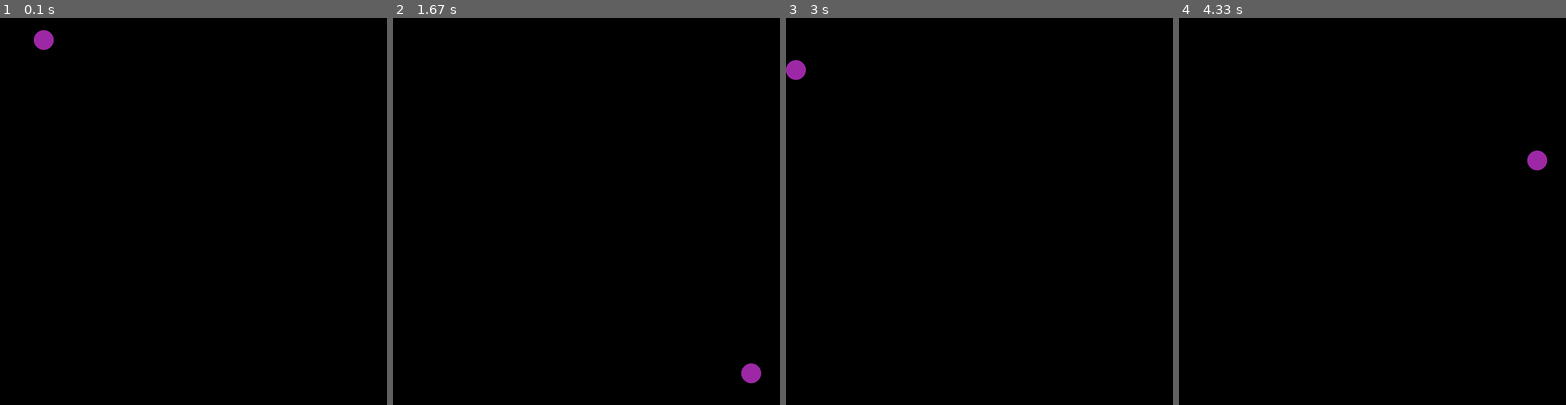
Above: before the commit, frames 1-4 (left to right).
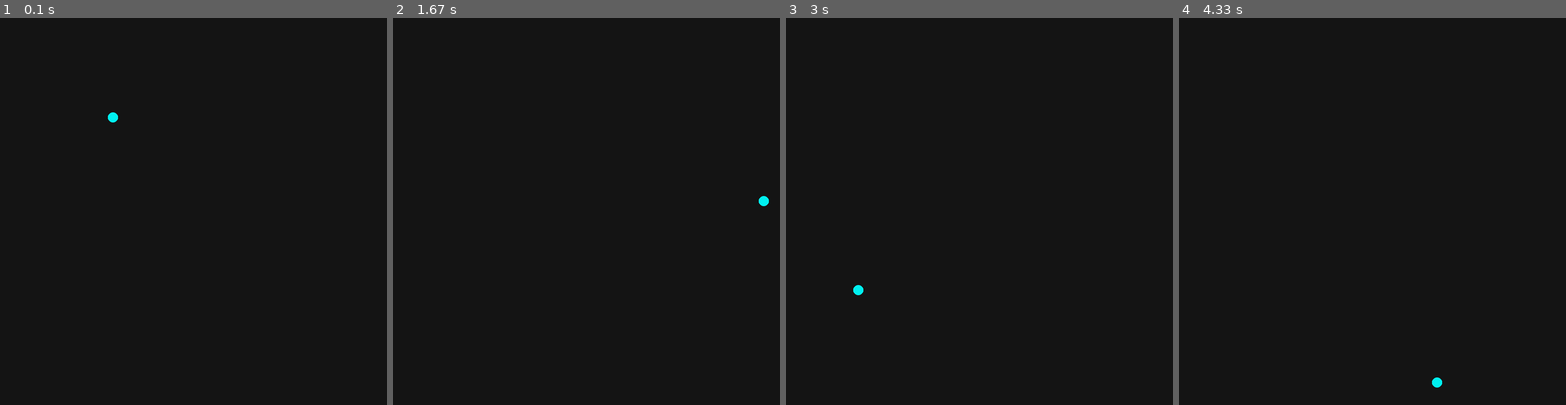
Above: after the commit, the same moments.

Repository: nmaszin/kulki
Game: pygame game, started from main.py
Same seed, same stepped clock (60 frames per second), same inputs: the game is played once before the commit and once after it.
Inputs:
- Up to frame 1 (0.1 s): no input
- Up to frame 2 (1.67 s): hold P 0.33-0.8 s; tap P at 0.83 s
- Up to frame 3 (3 s): no input
- Up to frame 4 (4.33 s): no input

The runs differ from the first frame. In frame 1, 0.3% of the frame differs, in the area x 8-31%, y 3-27%; in frame 2, 0.3%; in frame 3, 0.3%; in frame 4, 0.3%.

Commit message:
Add buffering to simulation

Diff:
--- a/app/app.py
+++ b/app/app.py
@@ -1,39 +1,46 @@
 import pygame
-from app.simulation import Simulation
+from app.color import Color
+from app.rectangle import Rectangle
+from app.simulation import Simulation, SimulationConfig
+from app.vector import Vector
 
 class App:
   WINDOW_TITLE = 'Kulki by N-Maszin'
   WINDOW_HEIGHT = 800
   WINDOW_WIDTH = 800
-  WINDOW_BACKGROUND = (0, 0, 0)
   FPS = 60
 
   running = False
   paused = False
 
   def __init__(self):
-    self.fps = self.FPS
-
     pygame.init()
     pygame.display.set_caption(self.WINDOW_TITLE)
     self.surface = pygame.display.set_mode((self.WINDOW_WIDTH, self.WINDOW_HEIGHT))
-    self.surface.fill(self.WINDOW_BACKGROUND)
+    self.surface.fill(Color.BACKGROUND)
 
-    self.simulation = Simulation(1, self.WINDOW_WIDTH, self.WINDOW_HEIGHT, 20)
+    self.scene = Rectangle(0, 0, self.WINDOW_WIDTH, self.WINDOW_HEIGHT)
+
+    self.simulation = Simulation(
+      self.scene,
+      SimulationConfig({
+        'simulation_fps': self.FPS,
+        'balls_number': 1,
+        'ball_velocity': Vector.from_polar(500, 0),
+        'ball_acceleration': Vector(0, 2000)
+      })
+    )
+
+    self.RENDER_FRAME = pygame.USEREVENT
+    pygame.time.set_timer(self.RENDER_FRAME, int(1000 / self.FPS))
 
     pygame.display.update()
-
-    self.UPDATE_SIMULATION = pygame.USEREVENT
-    pygame.time.set_timer(self.UPDATE_SIMULATION, int(1000 / self.fps))
 
   def run(self):
     self.running = True
     while self.running:
       for event in pygame.event.get():
         self.handle_event(event)
-
-    print('Najkrótsza droga przebyta przez jedną kulkę:', min(map(lambda ball: ball.track_length, self.simulation.balls)))
-    print('Najdłuższa droga przebyta przez jedną kulkę:', max(map(lambda ball: ball.track_length, self.simulation.balls)))
 
   def handle_event(self, event):
     if event.type == pygame.QUIT:
@@ -42,25 +49,10 @@
       if event.key == pygame.K_ESCAPE:
         self.running = False
       elif event.key == pygame.K_p:
-        if self.paused:
-          pygame.time.set_timer(self.UPDATE_SIMULATION, int(1000 / self.fps))
-        else:
-          pygame.time.set_timer(self.UPDATE_SIMULATION, 0)
+        self.paused = not self.paused
 
-        self.paused = not self.paused
-      elif event.key == pygame.K_a:
-        self.fps -= 10
-        print(self.fps)
-        pygame.time.set_timer(self.UPDATE_SIMULATION, int(1000 / self.fps))
-      elif event.key == pygame.K_d:
-        self.fps += 10
-        print(self.fps)
-        pygame.time.set_timer(self.UPDATE_SIMULATION, int(1000 / self.fps))
-
-    elif event.type == self.UPDATE_SIMULATION:
-      self.simulation.update(1 / self.fps)
-
-      self.surface.fill(self.WINDOW_BACKGROUND)
-      self.simulation.draw(self.surface)
-
+    elif event.type == self.RENDER_FRAME and not self.paused:
+      self.simulation.generate_next_frame()
+      self.surface.fill(Color.BACKGROUND)
+      self.simulation.draw_next_frame(self.surface)
       pygame.display.update()
--- a/app/ball.py
+++ b/app/ball.py
@@ -6,7 +6,7 @@
 from app.matrix import TransformationMatrix
 
 class Ball:
-  def __init__(self, position, radius, velocity, acceleration=Vector(0, 0)):
+  def __init__(self, position, radius, velocity, acceleration):
     self.position = position
     self.radius = radius
     self.velocity = velocity
@@ -101,10 +101,8 @@
     self.position = self.position.translate(displacement)
 
 class DrawableBall(Ball):
-  DEFAULT_COLOR = (240, 0, 0)
-
-  def __init__(self, position, radius, velocity, color=DEFAULT_COLOR):
-    super().__init__(position, radius, velocity)
+  def __init__(self, position, radius, velocity, acceleration, color):
+    super().__init__(position, radius, velocity, acceleration)
     self.color = color
 
   def draw(self, surface):
--- /dev/null
+++ b/app/color.py
@@ -0,0 +1,12 @@
+import random
+
+class Color:
+  BACKGROUND = (20, 20, 20)
+  BALL = (0, 240, 240)
+
+  @staticmethod
+  def random():
+    r = random.randint(20, 240)
+    g = random.randint(20, 240)
+    b = random.randint(20, 240)
+    return (r, g, b)
--- /dev/null
+++ b/app/frame.py
@@ -0,0 +1,30 @@
+import copy
+
+class SimulationFrame:
+  def __init__(self, scene, balls=[]):
+    self.scene = scene
+    self.balls = balls
+
+  def after(self, delta_time):
+    balls = copy.deepcopy(self.balls)
+
+    for ball in balls:
+      ball.update(delta_time)
+
+    for ballIndex, ball in enumerate(balls):
+      for other in balls[ballIndex + 1:]:
+        if ball.is_collision_with_ball(other):
+          ball.bounce_off_of_ball(other)
+
+    for ball in balls:
+      if ball.is_collision_with_wall(self.scene):
+        ball.bounce_off_of_wall(self.scene)
+
+    return SimulationFrame(
+      self.scene,
+      balls
+    )
+
+  def draw(self, surface):
+    for ball in self.balls:
+      ball.draw(surface)
--- a/app/simulation.py
+++ b/app/simulation.py
@@ -1,57 +1,63 @@
 import math
-import copy
-import random
+from collections import deque
+
 from app.point import Point
 from app.vector import Vector
-from app.rectangle import Rectangle
 from app.ball import DrawableBall
+from app.color import Color
+from app.frame import SimulationFrame
 
-def random_color():
-  r = random.randint(20, 240)
-  g = random.randint(20, 240)
-  b = random.randint(20, 240)
-  return (r, g, b)
+class SimulationConfig:
+  DEFAULTS = {
+    'simulation_fps': 1000,
+    'balls_number': 100,
+    'ball_radius': 10,
+    'ball_velocity': Vector.from_polar(100, math.radians(30)),
+    'ball_acceleration': Vector(0, 0)
+  }
+
+  def __init__(self, config):
+    self.config = config
+
+  def get(self, property):
+    if property in self.config:
+      return self.config[property]
+
+    if property in self.DEFAULTS:
+      return self.DEFAULTS[property]
+
+  def set(self, property, value):
+    self.config[property] = value
+
 
 class Simulation:
-  def __init__(self, balls_number, width, height, radius):
-    self.balls_number = balls_number
-    self.width = width
-    self.height = height
-    self.radius = radius
+  def __init__(self, scene, config):
+    self.scene = scene
+    self.config = config
 
-    self.scene = Rectangle(0, 0, width, height)
-
-    n = int(math.sqrt(balls_number))
-
-    self.balls = []
-    for index in range(balls_number):
-      y = int(index / n)
-      x = index % n
-
-      self.balls.append(DrawableBall(
-        Point(radius * 2 + x * (width / n), radius * 2 + y * (height / n)),
-        radius,
-        Vector(0, 0),
-        random_color()
+    balls = []
+    for _ in range(config.get('balls_number')):
+      balls.append(DrawableBall(
+        position=Point(200, 200),
+        radius=config.get('ball_radius'),
+        velocity=config.get('ball_velocity'),
+        acceleration=config.get('ball_acceleration'),
+        color=Color.BALL
       ))
 
-    self.balls[0].velocity = Vector.from_polar(600, math.radians(0))
-    self.balls[0].acceleration = Vector.from_polar(1200, math.radians(90))
+    self.frames = deque([SimulationFrame(
+      self.scene,
+      balls
+    )])
 
-  def update(self, delta_time):
-    for ball in self.balls:
-      ball.update(delta_time)
+  def generate_next_frame(self):
+    delta_time = 1 / self.config.get('simulation_fps')
+    last_frame = self.frames[-1]
+    self.frames.append(last_frame.after(delta_time))
 
-    for ballIndex, ball in enumerate(self.balls):
-      for other in self.balls[ballIndex + 1:]:
-        if ball.is_collision_with_ball(other):
-          ball.bounce_off_of_ball(other)
+  def any_frames_left(self):
+    return len(self.frames) != 0
 
-    for ball in self.balls:
-      if ball.is_collision_with_wall(self.scene):
-        ball.bounce_off_of_wall(self.scene)
-
-
-  def draw(self, surface):
-    for ball in self.balls:
-      ball.draw(surface)
+  def draw_next_frame(self, surface):
+    frame = self.frames.popleft()
+    frame.draw(surface)
